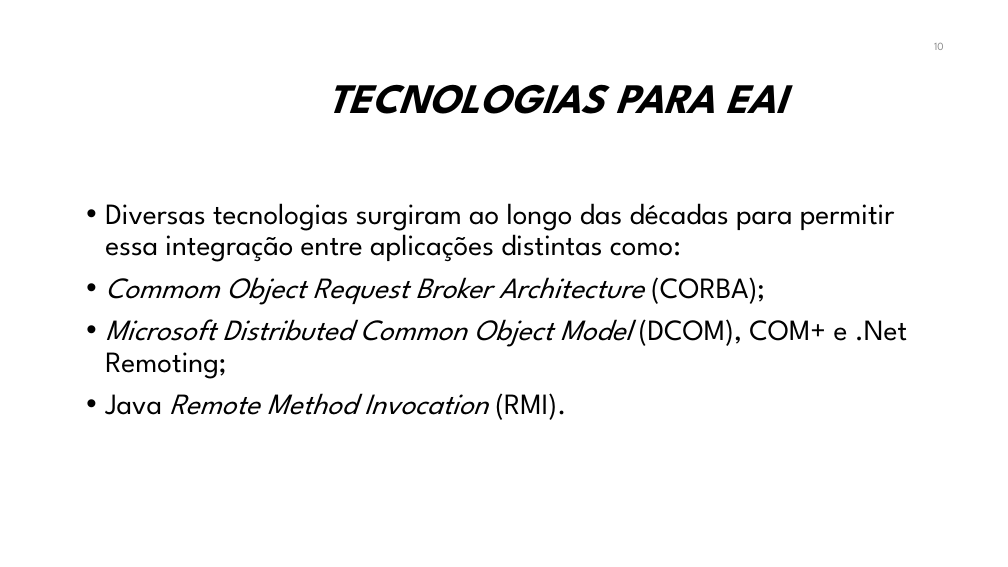
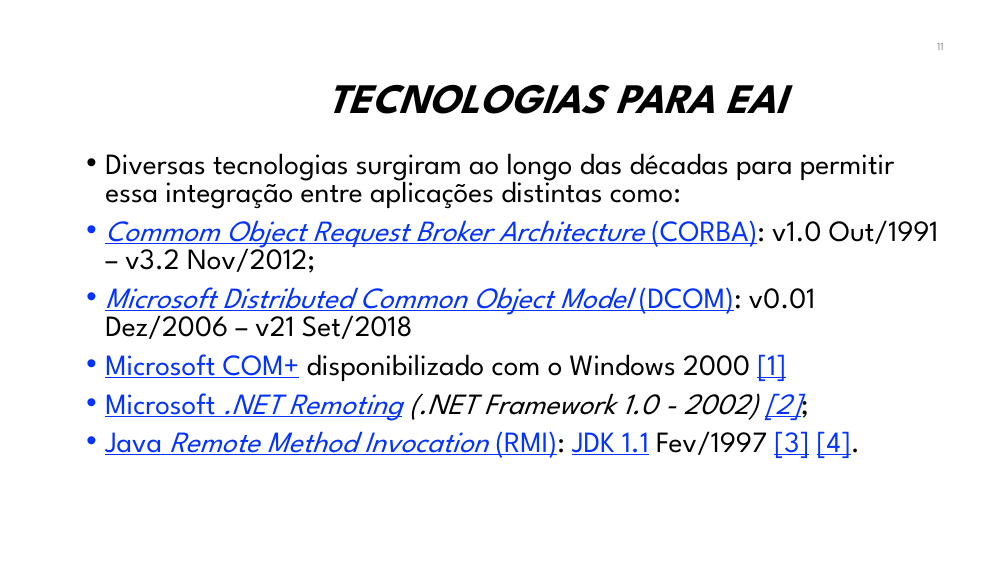
Before and after one commit to manoelcampos/sistemas-distribuidos, a slide deck: slide 11 of projects/08-webservices/webservices.pptx (slide 10 before the commit). Drawn at 1008x567 pixels with LibreOffice and Linux fonts; fonts in the diff are those of the drawing; background and template pictures are left out. Boxes give left, top, right and bottom in pixels: in the first picture for what was removed or moved away, otherwise in the second. Text is boxed around its words. In the diff, an @@ line names an element or a change of style, - is before the commit and + after.

```diff
--- a/projects/08-webservices/webservices.pptx
+++ b/projects/08-webservices/webservices.pptx
@@ page number at (x1=937, y1=43, x2=944, y2=50): text changed @@
-10
+11
@@ text "Diversas tecnologias surgiram ao longo ..." moved from (x1=105, y1=203, x2=907, y2=420) to (x1=105, y1=153, x2=939, y2=458) @@
@@ text at (x1=105, y1=153, x2=895, y2=209): line spacing 0.9 to 0.8 @@
@@ text at (x1=105, y1=220, x2=939, y2=458): text changed; text colour #000000 to #0432FF; italic off @@
-• Commom Object Request Broker Architecture (CORBA);
-• Microsoft Distributed Common Object Model (DCOM), COM+ e .Net Remoting;
-• Java Remote Method Invocation (RMI).
+• Commom Object Request Broker Architecture (CORBA): v1.0 Out/1991 – v3.2 Nov/2012;
+• Microsoft Distributed Common Object Model (DCOM): v0.01 Dez/2006 – v21 Set/2018
+• Microsoft COM+ disponibilizado com o Windows 2000 [1]
+• Microsoft .NET Remoting (.NET Framework 1.0 - 2002) [2];
+• Java Remote Method Invocation (RMI): JDK 1.1 Fev/1997 [3] [4].
```
Also in this commit, not shown: 25 other slides changed, 5 slides added, 5 other files.
